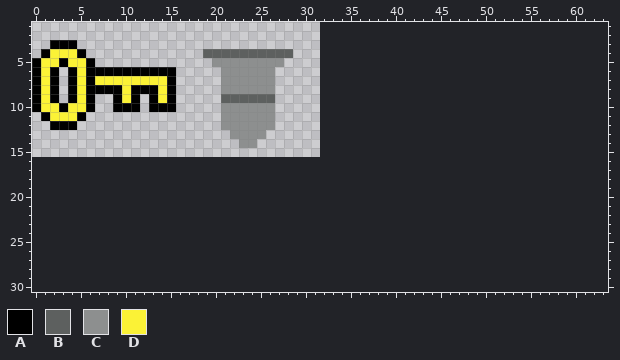
Two states of a pixel-art sprite, res/img/ent/tiles/entity_tiles.png. That is the earlier state.
The file is 32x16 pixels. Shown: x 0..63, y 1..30. The old version is drawn lined up with the new one, on the new canvas.
Palette (. is transparent): A #000000  B #5d605f  C #8d8f8f  D #fbf236
Pixels before, first column x 0:
 3 ..AAA........................
 4 .ADDDA.............BBBBBBBBBB
 5 ADDADDA.............CCCCCCCC.
 6 ADA.ADAAAAAAAAAA.....CCCCCC..
 7 ADA.ADADDDDDDDDA.....CCCCCC..
 8 ADA.ADAAAADAAADA.....CCCCCC..
 9 ADA.ADA..ADA.ADA.....BBBBBB..
10 ADDADDA..AAA.AAA.....CCCCCC..
11 .ADDDA...............CCCCCC..
12 ..AAA................CCCCCC..
13 ......................CCCC...
14 .......................CC....
After the commit:
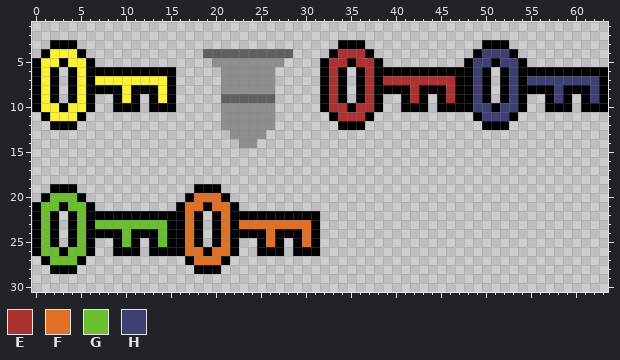
Colours new in this view: E #ac3232  F #df7126  G #6abe30  H #3f3f74
Changes in this commit:
canvas 32x16 -> 64x64
Colour A is added in row 3 at x 34 to 36 and 50 to 52; in row 4 at x 33, 37, 49 and 53; in row 5 at x 32, 35, 38, 48, 51 and 54; in row 6 at x 32, 34, 36, 38 to 48, 50, 52 and 54 to 63; in row 7 at x 32, 34, 36, 38, 47 to 48, 50, 52, 54 and 63; in row 8 at x 32, 34, 36, 38 to 41, 43 to 45, 47 to 48, 50, 52, 54 to 57, 59 to 61 and 63.
Colour A is added in row 9 at x 32, 34, 36, 38, 41, 43, 45, 47 to 48, 50, 52, 54, 57, 59, 61 and 63; in row 10 at x 32, 35, 38, 41 to 43, 45 to 48, 51, 54, 57 to 59 and 61 to 63; in row 11 at x 33, 37, 49 and 53; in row 12 at x 34 to 36 and 50 to 52; in row 19 at x 2 to 4 and 18 to 20; in row 20 at x 1, 5, 17 and 21.
Colour A is added in row 21 at x 0, 3, 6, 16, 19 and 22; in row 22 at x 0, 2, 4, 6 to 16, 18, 20 and 22 to 31; in row 23 at x 0, 2, 4, 6, 15 to 16, 18, 20, 22 and 31; in row 24 at x 0, 2, 4, 6 to 9, 11 to 13, 15 to 16, 18, 20, 22 to 25, 27 to 29 and 31; in row 25 at x 0, 2, 4, 6, 9, 11, 13, 15 to 16, 18, 20, 22, 25, 27, 29 and 31; in row 26 at x 0, 3, 6, 9 to 11, 13 to 16, 19, 22, 25 to 27 and 29 to 31.
Colour A is added in row 27 at x 1, 5, 17 and 21; in row 28 at x 2 to 4 and 18 to 20.
Colour E is added in row 4 at x 34 to 36; in row 5 at x 33 to 34 and 36 to 37; in row 6 at x 33 and 37; in row 7 at x 33, 37 and 39 to 46; in rows 8 to 9 at x 33, 37, 42 and 46; in row 10 at x 33 to 34 and 36 to 37.
Colour E is added in row 11 at x 34 to 36.
Colour F is added in row 20 at x 18 to 20; in row 21 at x 17 to 18 and 20 to 21; in row 22 at x 17 and 21; in row 23 at x 17, 21 and 23 to 30; in rows 24 to 25 at x 17, 21, 26 and 30; in row 26 at x 17 to 18 and 20 to 21.
Colour F is added in row 27 at x 18 to 20.
Colour G is added in row 20 at x 2 to 4; in row 21 at x 1 to 2 and 4 to 5; in row 22 at x 1 and 5; in row 23 at x 1, 5 and 7 to 14; in rows 24 to 25 at x 1, 5, 10 and 14; in row 26 at x 1 to 2 and 4 to 5.
Colour G is added in row 27 at x 2 to 4.
Colour H is added in row 4 at x 50 to 52; in row 5 at x 49 to 50 and 52 to 53; in row 6 at x 49 and 53; in row 7 at x 49, 53 and 55 to 62; in rows 8 to 9 at x 49, 53, 58 and 62; in row 10 at x 49 to 50 and 52 to 53.
Colour H is added in row 11 at x 50 to 52.
Boxes around the changes in both pictures, in picture pixels (x1, y1, x2, y2):
added: (320, 40, 608, 130)
added: (32, 184, 320, 274)
